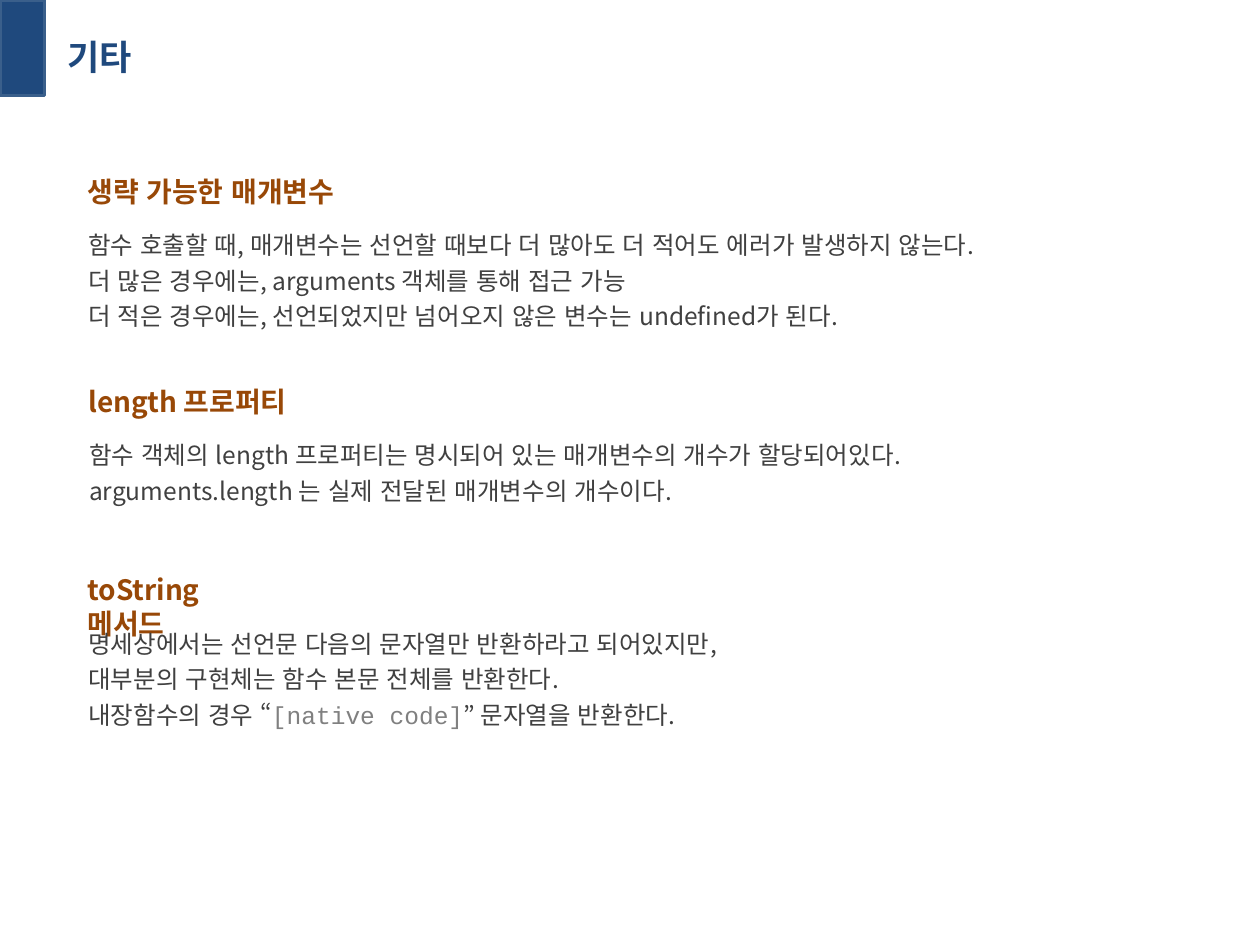
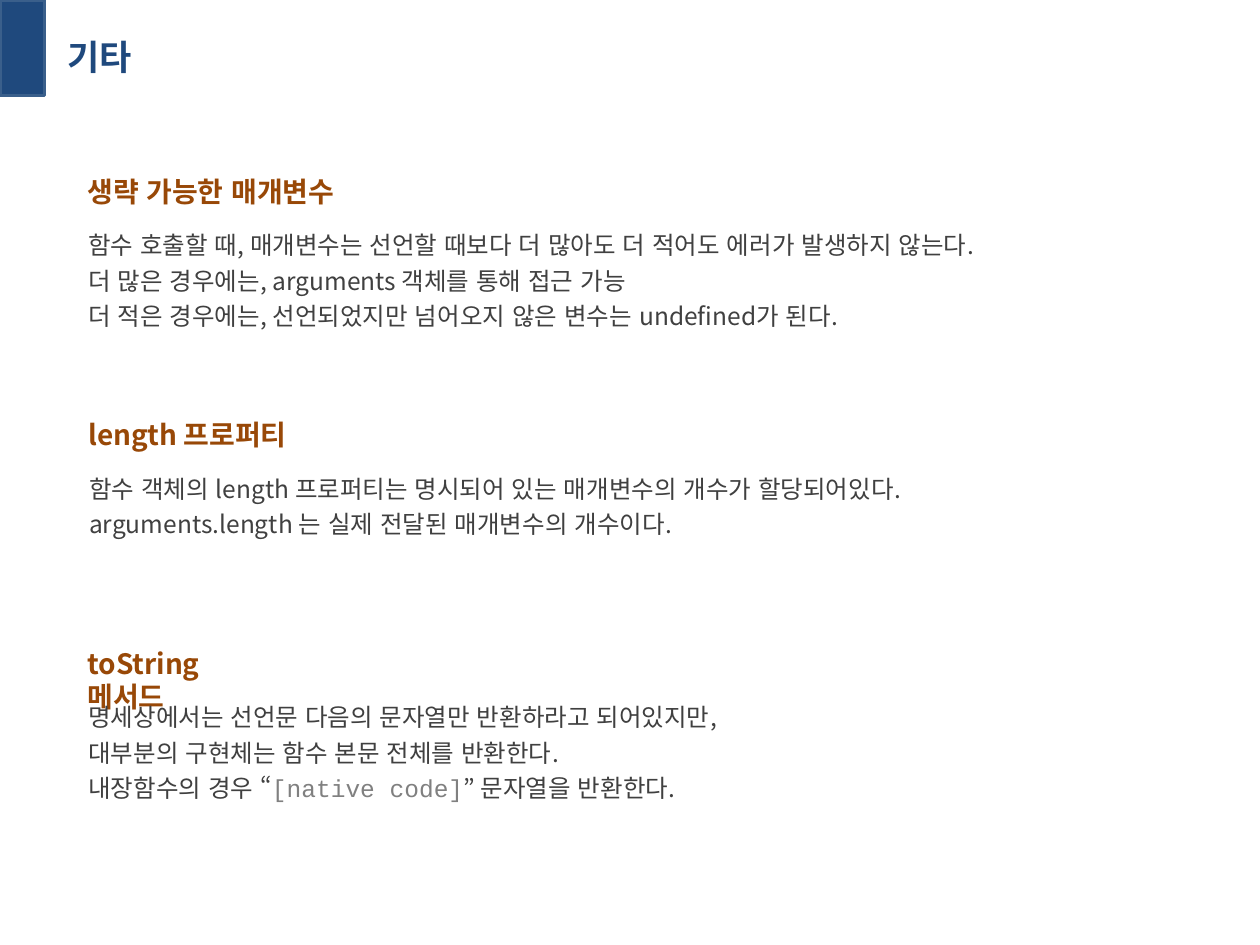
Before and after one commit to primrose201/studyspace, a slide deck: slide 12 of Javascript_Perfect_Guide/week05_c08.pptx. Drawn at 1260x945 pixels with LibreOffice and Linux fonts; fonts in the diff are those of the drawing. Boxes give left, top, right and bottom in pixels: in the first picture for what was removed or moved away, otherwise in the second. Text is boxed around its words. In the diff, an @@ line names an element or a change of style, - is before the commit and + after.

```diff
--- a/Javascript_Perfect_Guide/week05_c08.pptx
+++ b/Javascript_Perfect_Guide/week05_c08.pptx
@@ text "length 프로퍼티": place and size @@
-text "length 프로퍼티" at (88,388,287,419)
+text "length 프로퍼티" at (88,421,287,452)
@@ text "함수 객체의 length 프로퍼티는 명시되어 ...": place and size @@
-text "함수 객체의 length 프로퍼티는 명시되어 ..." at (89,443,901,506)
+text "함수 객체의 length 프로퍼티는 명시되어 ..." at (89,477,901,539)
@@ text "toString 메서드": place and size @@
-text "toString 메서드" at (87,577,199,642)
+text "toString 메서드" at (87,651,199,715)
@@ text "명세상에서는 선언문 다음의 문자열만 반환하라고 ...": place and size @@
-text "명세상에서는 선언문 다음의 문자열만 반환하라고 ..." at (88,628,718,729)
+text "명세상에서는 선언문 다음의 문자열만 반환하라고 ..." at (88,701,718,802)
```
Also in this commit, not shown: 1 other slide changed, 4 slides added.
